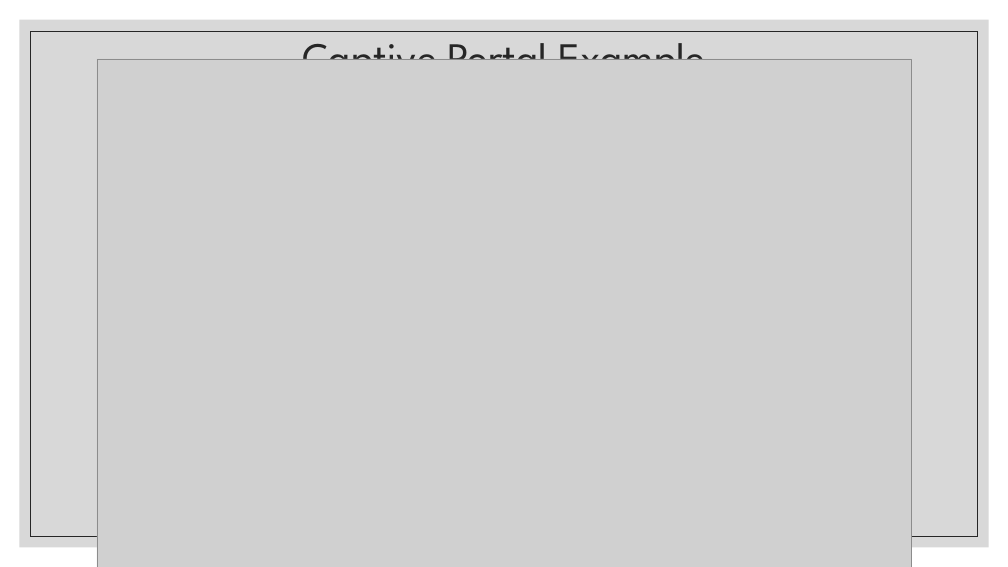
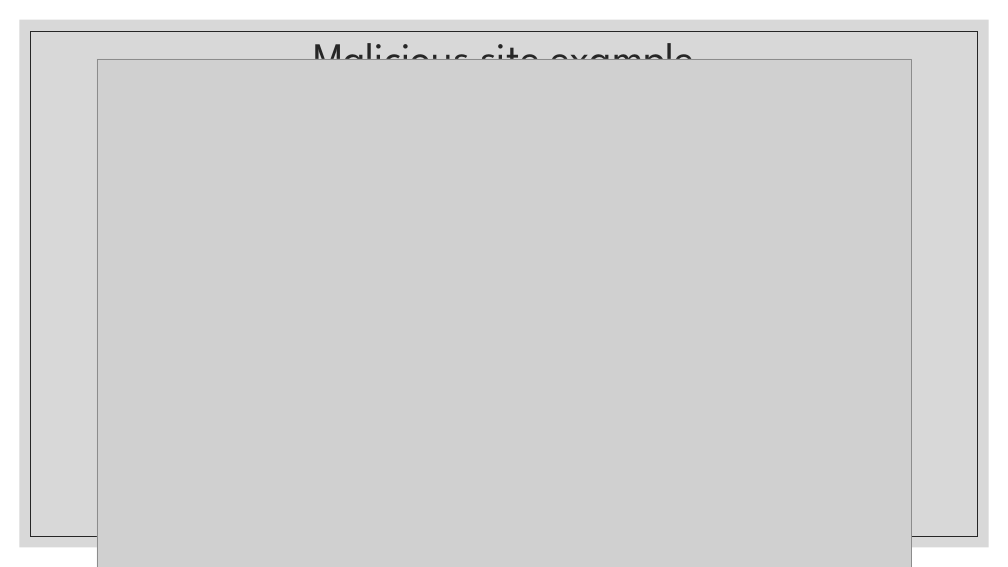
Before and after one commit to JulianKeller/cs425-backdoor, a slide deck: slide 4 of Documents/Remote_attacks_and_backdoors.pptx. Drawn at 1008x567 pixels with LibreOffice and Linux fonts; fonts in the diff are those of the drawing; grey boxes stand for pictures. Boxes give left, top, right and bottom in pixels: in the first picture for what was removed or moved away, otherwise in the second. Text is boxed around its words. In the diff, an @@ line names an element or a change of style, - is before the commit and + after.

```diff
--- a/Documents/Remote_attacks_and_backdoors.pptx
+++ b/Documents/Remote_attacks_and_backdoors.pptx
@@ title at (313, 31, 694, 60): text changed @@
-Captive Portal Example
+Malicious site example
```
Also in this commit, not shown: 8 other slides changed.
